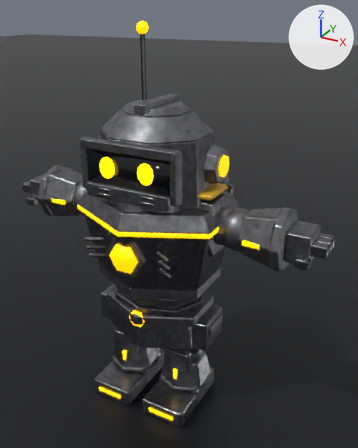
An edit to the Blender file design/campus/nodexeus-buildings.blend, drawn before and after from the same camera.
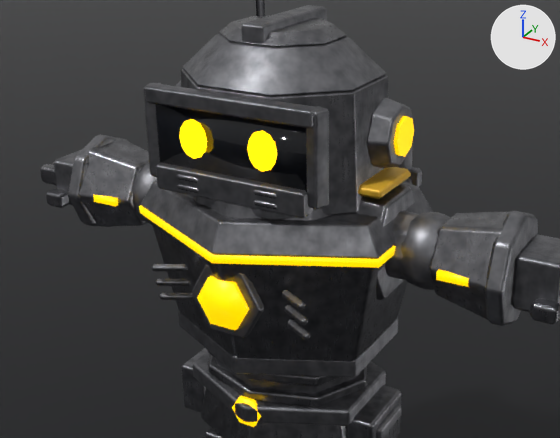
The first picture shows the older version from a 50 mm lens placed at (1.26, -2.06, 2.1), pointed at (0.07, 0.09, 1.02). The close-ups show the older and then the newer version on the part from 0% to 87% of the width and 20% to 74% of the height of that picture. Only the edits that show in the close-ups are written down. Every picture has the same lights, and +X, +Y and +Z are marked at upper right.

Names of what the first close-up shows: 'Ground', 'chest__dark', 'chest__lamp', 'chest__plate', 'eyes', 'glass', 'head__dark', 'head__lamp', 'head__plate', 'hips__dark', 'hips__lamp', 'hips__plate', 'lowerarm.l__dark', 'lowerarm.l__lamp', 'lowerarm.l__plate', 'lowerarm.r__dark', 'lowerarm.r__lamp' and 11 more.
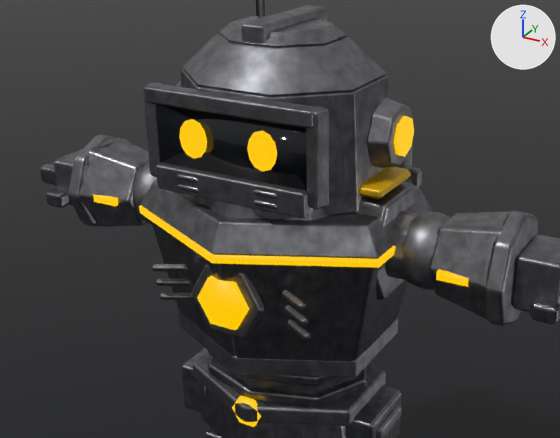
Pixel boxes (x1, y1, x2, y2) of what changed, in the close-ups (560 x 438 px):
'chest__lamp', recoloured
    both: (139, 205, 396, 330)
'eyes', surface changed
    both: (179, 119, 277, 172)
'lowerarm.l__lamp', recoloured
    both: (436, 269, 470, 288)
'hips__lamp', recoloured
    both: (232, 395, 261, 427)
'lowerarm.r__lamp', recoloured
    both: (93, 194, 118, 207)
part 1 of me_head__lamp_004, recoloured
    both: (394, 116, 414, 157)

The change, as a list of edits to the scene's bpy script:
```text
Change mat_crew_eyes:
    mat_crew_eyes.emission_strength: 3.0 -> 1.0
Add mat_crew_lamp:
    mat_crew_lamp = principled_material('Crew_Lamp')
    mat_crew_lamp.base_color = (0.0, 0.0, 0.0)  # black #000000
    mat_crew_lamp.emission_color = (0.982, 0.571, 0.0)  # yellow #fdc700
    mat_crew_lamp.emission_strength = 1.0
Change me_hips__lamp_004:
    where me_hips__lamp_004.from_pydata(...)  # 12 vertices, 8 faces; spans x -0.05..0.05, y -0.242..-0.228, z 0.5417..0.6283
    remove me_hips__lamp_004.materials.append(mat_nx_amber_light)
    add me_hips__lamp_004.materials.append(mat_crew_lamp)  # black #000000, glowing yellow #fdc700
Change me_chest__lamp_004:
    where me_chest__lamp_004.from_pydata(...)  # 68 vertices, 44 faces; spans x -0.388..0.388, y -0.367..0.47, z 0.909..1.312
    remove me_chest__lamp_004.materials.append(mat_nx_amber_light)
    add me_chest__lamp_004.materials.append(mat_crew_lamp)  # black #000000, glowing yellow #fdc700
Change me_lowerarm_l__lamp_004:
    where me_lowerarm_l__lamp_004.from_pydata(...)  # 8 vertices, 6 faces; spans x 0.525..0.645, y -0.135..-0.121, z 1.095..1.119
    remove me_lowerarm_l__lamp_004.materials.append(mat_nx_amber_light)
    add me_lowerarm_l__lamp_004.materials.append(mat_crew_lamp)  # black #000000, glowing yellow #fdc700
Change me_lowerarm_r__lamp_004:
    where me_lowerarm_r__lamp_004.from_pydata(...)  # 8 vertices, 6 faces; spans x -0.645..-0.525, y -0.135..-0.121, z 1.095..1.119
    remove me_lowerarm_r__lamp_004.materials.append(mat_nx_amber_light)
    add me_lowerarm_r__lamp_004.materials.append(mat_crew_lamp)  # black #000000, glowing yellow #fdc700
Change me_head__lamp_004:
    where me_head__lamp_004.from_pydata(...)  # 118 vertices, 116 faces; spans x -0.36..0.36, y -0.035..0.222, z 1.351..2.033
    used by ob_head__lamp; location = (0.0, 0.0, 0.0)
    me_head__lamp_004 part 1: 116 faces spanning x -0.36..0.36, y -0.035..0.222, z 1.351..2.033 switch from mat_nx_amber_light to mat_crew_lamp (black #000000, glowing yellow #fdc700)
```
